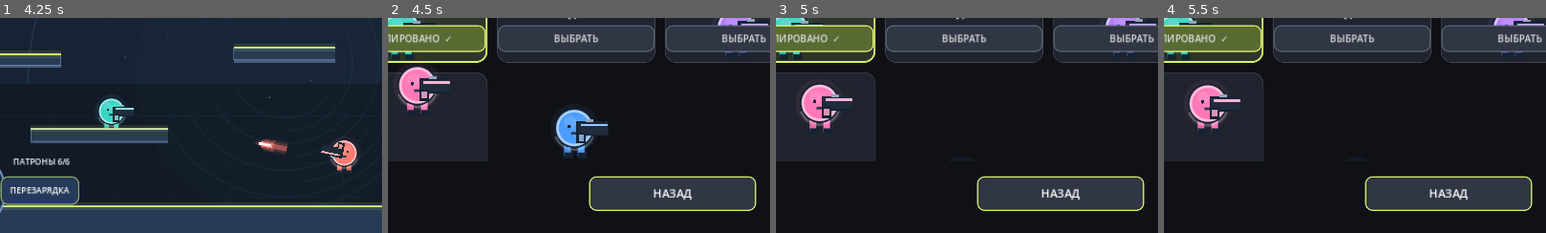
Above: before the commit, frames 1-4 (left to right).
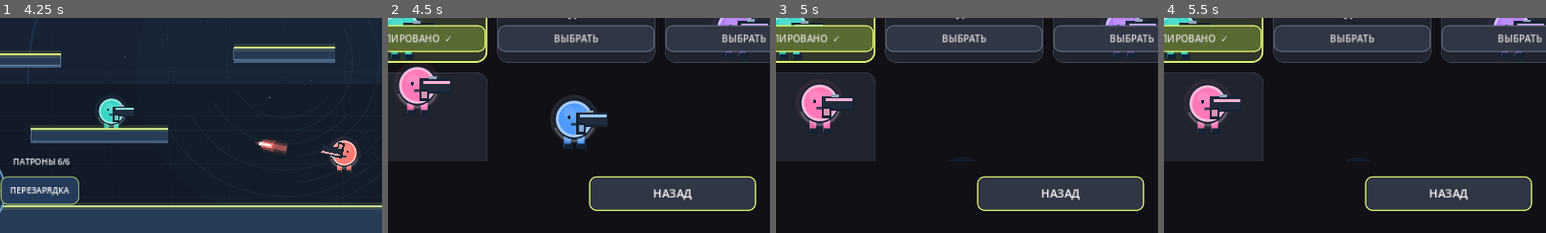
Above: after the commit, the same moments.

Repository: loslam-del/Kiwi-rounds
Game: Godot game, scene res://scenes/main.tscn
Two runs of this game, one before a commit and one after it. Both use one fixed random seed, a clock stepped at 60 frames per second and the inputs below.
Inputs:
- Up to frame 1 (4.25 s): click "ИГРАТЬ" at 0.5 s; click "ОНЛАЙН — ПОЗЖЕ" at 1.25 s; click "НАЗАД" at 2 s; click "ПРОТИВ БОТОВ" at 2.75 s; click "ЛЁГКАЯ" at 3.5 s
- Up to frame 2 (4.5 s): click "СКИН: Бирюзовый" at 4.25 s
- Up to frame 3 (5 s): no input
- Up to frame 4 (5.5 s): click "ЭКИПИРОВАНО ✓" at 5 s
The pictures show only the part of the screen within x 13-63%, y 50-100%; the shares and areas given below are measured in that part.

Frame 1 is identical in both runs. In frame 2, 2.2% of the frame differs, in the area x 42-58%, y 36-65%; in frame 3, less than 0.1%; in frame 4, nothing differs.
Error before the commit: Invalid call. Nonexistent function 'apply_ragdoll_impulse' in base 'CharacterBody2D (ArenaPlayer)'. (res://scripts/pulse.gd:105)
Error after the commit: Invalid assignment of property or key 'scale_amount' with value of type 'float' on a base object of type 'CPUParticles2D'. (res://scripts/pulse.gd:81)

Commit message:
Remove stale ragdoll call that crashed on hit

Diff:
--- a/scripts/pulse.gd
+++ b/scripts/pulse.gd
@@ -102,7 +102,6 @@
         return
     if body is ArenaPlayer:
         body.velocity += direction * push_force
-        body.apply_ragdoll_impulse(direction, push_force)
         body.velocity.y -= 150.0
         body.velocity.x = clampf(body.velocity.x,-1150.0,1150.0)
         body.velocity.y = clampf(body.velocity.y,-1250.0,1250.0)
